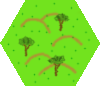
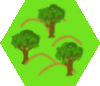
Comparing the layer stacks of the two 100 × 86 images. Changes:
painted on "Vegetation" over [7, 2, 91, 84]
